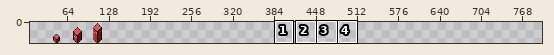
Edited in one commit: sprite sheet (game/assets/actors/shapes/cube_enemy.png). Above: a wide view before the commit, with the close-up outlined.
Close-up. Old version:
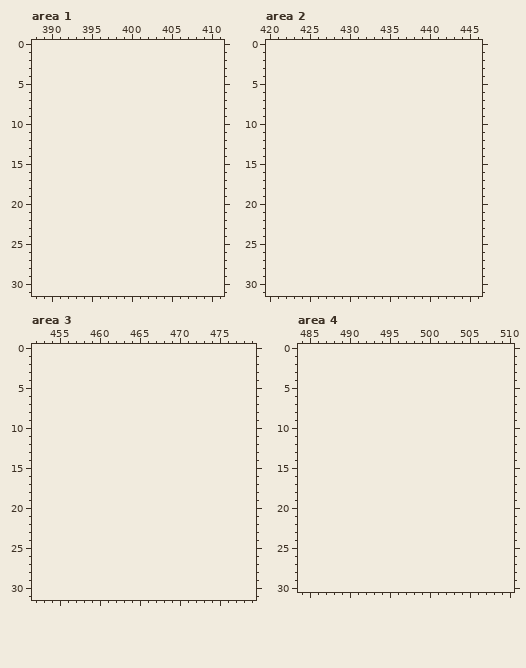
The file is 96x32 pixels. Shown: area 1: x 388..411, y 0..31; area 2: x 420..446, y 0..31; area 3: x 452..479, y 0..31; area 4: x 484..510, y 0..30. The old version is drawn lined up with the new one, on the new canvas. The wide view leaves out empty margins. The commit also changed other parts of the picture, which this record leaves out.
Now the later version:
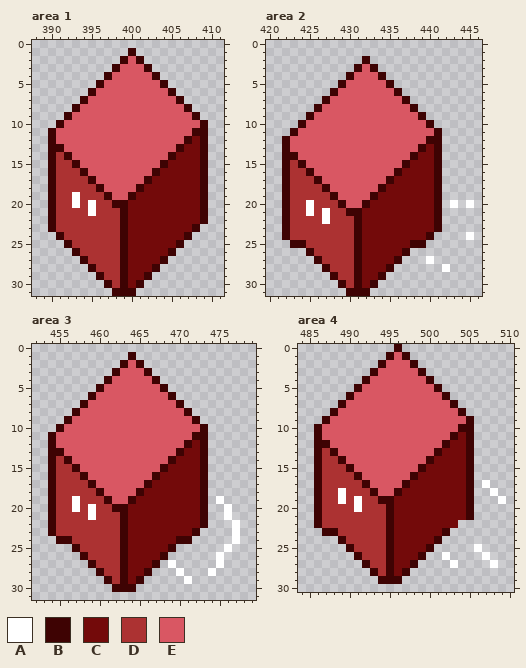
Palette (. is transparent): A #ffffff  B #3e0303  C #730a0a  D #ac3232  E #d95763
Diff:
canvas 96x32 -> 800x32, the old top-left corner now at 32,0
--- area 1
@@ x 388..411 @@
  0 ........................
- 1 ........................
- 2 ........................
- 3 ........................
- 4 ........................
- 5 ........................
- 6 ........................
- 7 ........................
- 8 ........................
- 9 ........................
-10 ........................
-11 ........................
-12 ........................
-13 ........................
-14 ........................
-15 ........................
-16 ........................
-17 ........................
-18 ........................
-19 ........................
-20 ........................
-21 ........................
-22 ........................
-23 ........................
-24 ........................
-25 ........................
-26 ........................
-27 ........................
-28 ........................
-29 ........................
-30 ........................
-31 ........................
+ 1 ............B...........
+ 2 ...........BEB..........
+ 3 ..........BEEEB.........
+ 4 .........BEEEEEB........
+ 5 ........BEEEEEEEB.......
+ 6 .......BEEEEEEEEEB......
+ 7 ......BEEEEEEEEEEEB.....
+ 8 .....BEEEEEEEEEEEEEB....
+ 9 ....BEEEEEEEEEEEEEEEB...
+10 ...BEEEEEEEEEEEEEEEEEB..
+11 ..BEEEEEEEEEEEEEEEEEBB..
+12 ..BEEEEEEEEEEEEEEEEBCB..
+13 ..BBEEEEEEEEEEEEEEBCCB..
+14 ..BDBEEEEEEEEEEEEBCCCB..
+15 ..BDDBEEEEEEEEEEBCCCCB..
+16 ..BDDDBEEEEEEEEBCCCCCB..
+17 ..BDDDDBEEEEEEBCCCCCCB..
+18 ..BDDDDDBEEEEBCCCCCCCB..
+19 ..BDDADDDBEEBCCCCCCCCB..
+20 ..BDDADADDBBCCCCCCCCCB..
+21 ..BDDDDADDDBCCCCCCCCCB..
+22 ..BDDDDDDDDBCCCCCCCCCB..
+23 ..BDDDDDDDDBCCCCCCCCB...
+24 ...BDDDDDDDBCCCCCCCB....
+25 ....BDDDDDDBCCCCCCB.....
+26 .....BDDDDDBCCCCCB......
+27 ......BDDDDBCCCCB.......
+28 .......BDDDBCCCB........
+29 ........BDDBCCB.........
+30 .........BDBCB..........
+31 ..........BBB...........
--- area 2
@@ x 420..446 @@
  1 ...........................
- 2 ...........................
- 3 ...........................
- 4 ...........................
- 5 ...........................
- 6 ...........................
- 7 ...........................
- 8 ...........................
- 9 ...........................
-10 ...........................
-11 ...........................
-12 ...........................
-13 ...........................
-14 ...........................
-15 ...........................
-16 ...........................
-17 ...........................
-18 ...........................
-19 ...........................
-20 ...........................
-21 ...........................
-22 ...........................
-23 ...........................
-24 ...........................
-25 ...........................
-26 ...........................
-27 ...........................
-28 ...........................
-29 ...........................
-30 ...........................
-31 ...........................
+ 2 ............B..............
+ 3 ...........BEB.............
+ 4 ..........BEEEB............
+ 5 .........BEEEEEB...........
+ 6 ........BEEEEEEEB..........
+ 7 .......BEEEEEEEEEB.........
+ 8 ......BEEEEEEEEEEEB........
+ 9 .....BEEEEEEEEEEEEEB.......
+10 ....BEEEEEEEEEEEEEEEB......
+11 ...BEEEEEEEEEEEEEEEEEB.....
+12 ..BEEEEEEEEEEEEEEEEEBB.....
+13 ..BEEEEEEEEEEEEEEEEBCB.....
+14 ..BBEEEEEEEEEEEEEEBCCB.....
+15 ..BDBEEEEEEEEEEEEBCCCB.....
+16 ..BDDBEEEEEEEEEEBCCCCB.....
+17 ..BDDDBEEEEEEEEBCCCCCB.....
+18 ..BDDDDBEEEEEEBCCCCCCB.....
+19 ..BDDDDDBEEEEBCCCCCCCB.....
+20 ..BDDADDDBEEBCCCCCCCCB.A.A.
+21 ..BDDADADDBBCCCCCCCCCB.....
+22 ..BDDDDADDDBCCCCCCCCCB.....
+23 ..BDDDDDDDDBCCCCCCCCCB.....
+24 ..BDDDDDDDDBCCCCCCCCB....A.
+25 ...BBDDDDDDBCCCCCCBB.......
+26 .....BDDDDDBCCCCCB.........
+27 ......BDDDDBCCCCB...A......
+28 .......BDDDBCCCB......A....
+29 ........BDDBCCB............
+30 .........BDBCB.............
+31 ..........BBB..............
--- area 3
@@ x 452..479 @@
  0 ............................
- 1 ............................
- 2 ............................
- 3 ............................
- 4 ............................
- 5 ............................
- 6 ............................
- 7 ............................
- 8 ............................
- 9 ............................
-10 ............................
-11 ............................
-12 ............................
-13 ............................
-14 ............................
-15 ............................
-16 ............................
-17 ............................
-18 ............................
-19 ............................
-20 ............................
-21 ............................
-22 ............................
-23 ............................
-24 ............................
-25 ............................
-26 ............................
-27 ............................
-28 ............................
-29 ............................
-30 ............................
+ 1 ............B...............
+ 2 ...........BEB..............
+ 3 ..........BEEEB.............
+ 4 .........BEEEEEB............
+ 5 ........BEEEEEEEB...........
+ 6 .......BEEEEEEEEEB..........
+ 7 ......BEEEEEEEEEEEB.........
+ 8 .....BEEEEEEEEEEEEEB........
+ 9 ....BEEEEEEEEEEEEEEEB.......
+10 ...BEEEEEEEEEEEEEEEEEB......
+11 ..BEEEEEEEEEEEEEEEEEBB......
+12 ..BEEEEEEEEEEEEEEEEBCB......
+13 ..BBEEEEEEEEEEEEEEBCCB......
+14 ..BDBEEEEEEEEEEEEBCCCB......
+15 ..BDDBEEEEEEEEEEBCCCCB......
+16 ..BDDDBEEEEEEEEBCCCCCB......
+17 ..BDDDDBEEEEEEBCCCCCCB......
+18 ..BDDDDDBEEEEBCCCCCCCB......
+19 ..BDDADDDBEEBCCCCCCCCB.A....
+20 ..BDDADADDBBCCCCCCCCCB..A...
+21 ..BDDDDADDDBCCCCCCCCCB..A...
+22 ..BDDDDDDDDBCCCCCCCCCB...A..
+23 ..BDDDDDDDDBCCCCCCCCB....A..
+24 ...BBDDDDDDBCCCCCCBB.....A..
+25 .....BDDDDDBCCCCCB......A...
+26 ......BDDDDBCCCCB......A....
+27 .......BDDDBCCCB.A.....A....
+28 ........BDDBCCB...A...A.....
+29 .........BDBCB.....A........
+30 ..........BBB...............
 31 ............................
--- area 4
@@ x 484..510 @@
- 0 ...........................
- 1 ...........................
- 2 ...........................
- 3 ...........................
- 4 ...........................
- 5 ...........................
- 6 ...........................
- 7 ...........................
- 8 ...........................
- 9 ...........................
-10 ...........................
-11 ...........................
-12 ...........................
-13 ...........................
-14 ...........................
-15 ...........................
-16 ...........................
-17 ...........................
-18 ...........................
-19 ...........................
-20 ...........................
-21 ...........................
-22 ...........................
-23 ...........................
-24 ...........................
-25 ...........................
-26 ...........................
-27 ...........................
-28 ...........................
-29 ...........................
+ 0 ............B..............
+ 1 ...........BEB.............
+ 2 ..........BEEEB............
+ 3 .........BEEEEEB...........
+ 4 ........BEEEEEEEB..........
+ 5 .......BEEEEEEEEEB.........
+ 6 ......BEEEEEEEEEEEB........
+ 7 .....BEEEEEEEEEEEEEB.......
+ 8 ....BEEEEEEEEEEEEEEEB......
+ 9 ...BEEEEEEEEEEEEEEEEEB.....
+10 ..BEEEEEEEEEEEEEEEEEBB.....
+11 ..BEEEEEEEEEEEEEEEEBCB.....
+12 ..BBEEEEEEEEEEEEEEBCCB.....
+13 ..BDBEEEEEEEEEEEEBCCCB.....
+14 ..BDDBEEEEEEEEEEBCCCCB.....
+15 ..BDDDBEEEEEEEEBCCCCCB.....
+16 ..BDDDDBEEEEEEBCCCCCCB.....
+17 ..BDDDDDBEEEEBCCCCCCCB.A...
+18 ..BDDADDDBEEBCCCCCCCCB..A..
+19 ..BDDADADDBBCCCCCCCCCB...A.
+20 ..BDDDDADDDBCCCCCCCCCB.....
+21 ..BDDDDDDDDBCCCCCCCCCB.....
+22 ..BDDDDDDDDBCCCCCCCC.......
+23 ...BBDDDDDDBCCCCCCB........
+24 .....BDDDDDBCCCCCB.........
+25 ......BDDDDBCCCCB.....A....
+26 .......BDDDBCCCB..A....A...
+27 ........BDDBCCB....A....A..
+28 .........BDBCB.............
+29 ..........BBB..............
 30 ...........................
Where, in picture pixels (left, top, right, bottom), the same in both close-ups:
added: (48, 48, 208, 296)
added: (282, 56, 474, 296)
added: (48, 352, 240, 592)
added: (314, 344, 506, 584)
